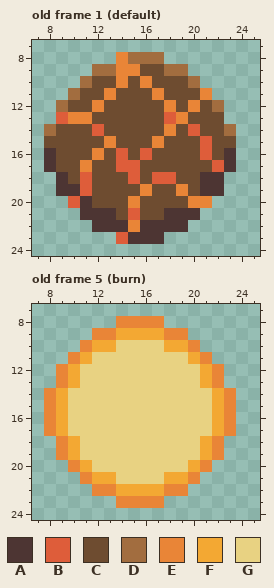
File history of a pixel-art file, aseprite/magma anchor.aseprite. That is the earlier state.
32x32 pixels, 5 frames. Shown: old frame 1 (default): x 7..25, y 7..24; old frame 5 (burn): x 7..25, y 7..24.
Palette (. is transparent): A #4d3533  B #de5d3a  C #6e4c30  D #a26d3f  E #e98537  F #f3a833  G #e8d282
After:
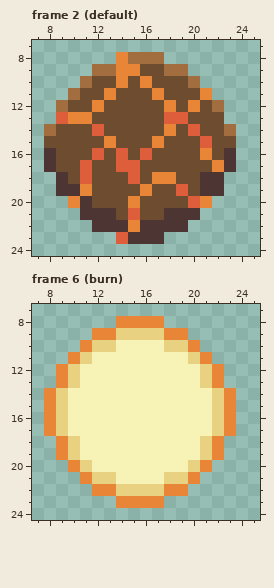
A new or re-ordered frame is compared with the old frame closest to it.
Edits made:
{"change": "frames 5 -> 6"}
{"colour":"F","old":"#f3a833","new":"#e8d282"}
{"colour":"G","old":"#e8d282","new":"#f7f3b7"}
{"where": "frame 2 (default) is new; against old frame 1 (default)"}
{"frame":2,"y":13,"x":19,"old":"E","new":"B"}
{"frame":2,"y":16,"x":12,"old":"E","new":"B"}
{"frame":2,"y":16,"x":21,"old":"B","new":"E"}
{"frame":2,"y":17,"x":11,"old":"E","new":"B"}
{"frame":2,"y":17,"x":22,"old":"B","new":"E"}
{"frame":2,"y":18,"x":17,"old":"BB","new":"EE"}
{"frame":2,"y":19,"x":11,"old":"B","new":"E"}
{"frame":2,"y":19,"x":19,"old":"E","new":"B"}
{"frame":2,"y":20,"x":10,"old":"B","new":"E"}
{"frame":2,"y":20,"x":20,"old":"E","new":"B"}
{"label":"changed","picture_box":[152,112,224,208]}
{"label":"changed","picture_box":[68,148,104,208]}
{"label":"changed","picture_box":[56,328,224,496]}
